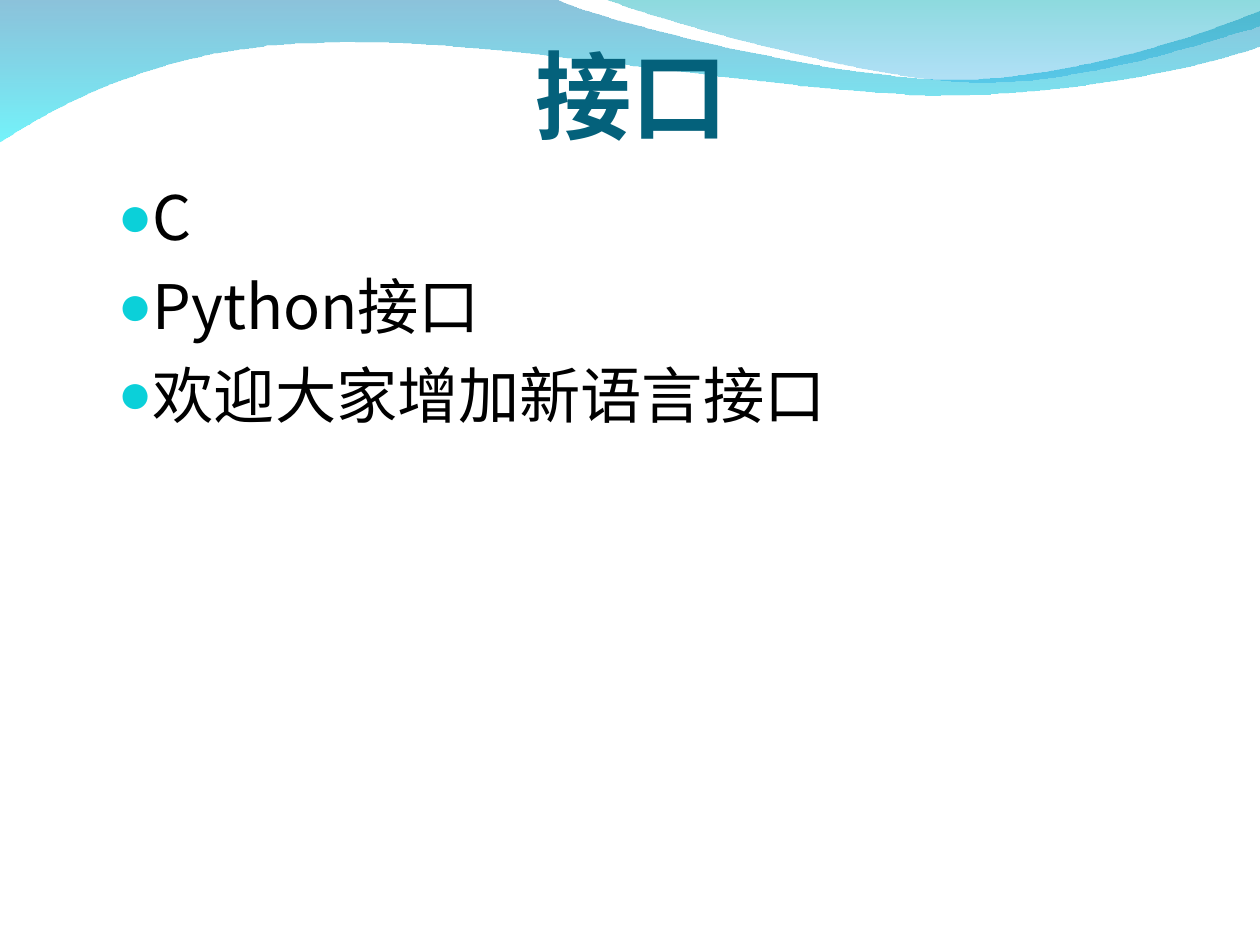
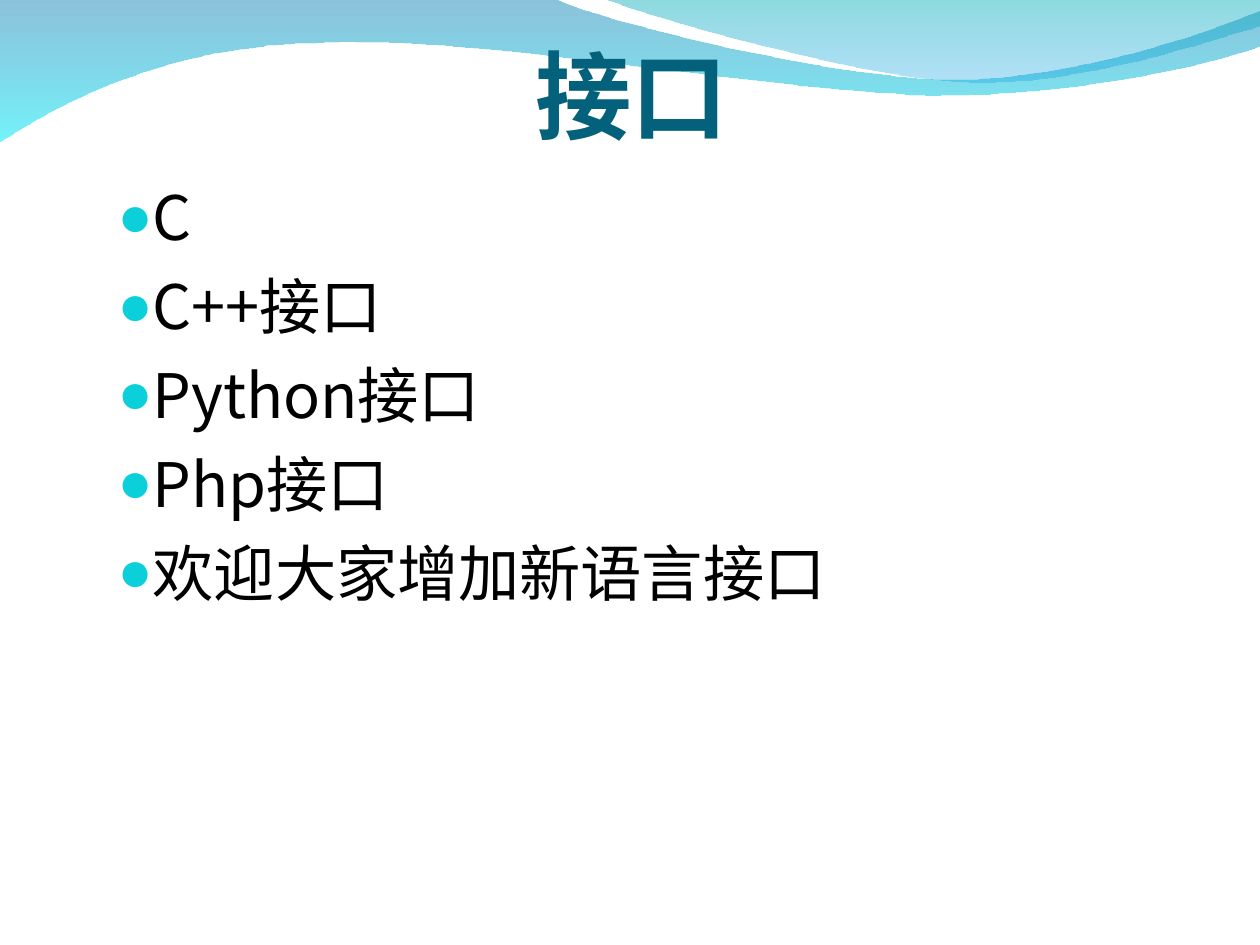
Before and after one commit to zxf1864/cwinux-mq, a slide deck: slide 42 of mq/doc/mq_introduce.ppt (slide 40 before the commit). Drawn at 1260x945 pixels with LibreOffice and Linux fonts; fonts in the diff are those of the drawing; background and template pictures are left out. Boxes give left, top, right and bottom in pixels: in the first picture for what was removed or moved away, otherwise in the second. Text is boxed around its words. In the diff, an @@ line names an element or a change of style, - is before the commit and + after.

```diff
--- a/mq/doc/mq_introduce.ppt
+++ b/mq/doc/mq_introduce.ppt
@@ text at (153, 277, 382, 334): paragraph added @@
+● C++接口
@@ text at (153, 455, 389, 521): paragraph added @@
+● Php接口
```
Also in this commit, not shown: 3 other slides changed, 3 slides added, 1 slide removed.
